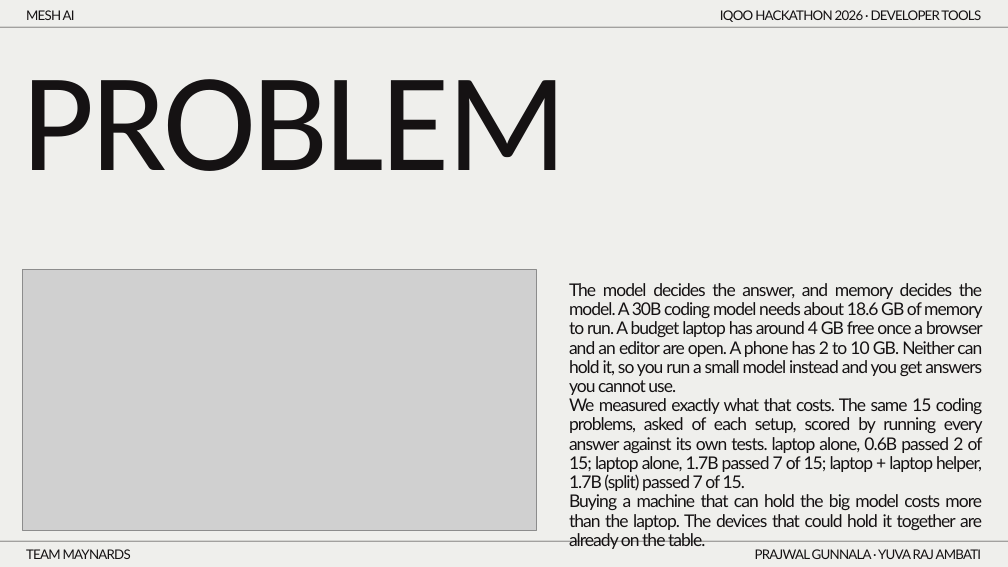
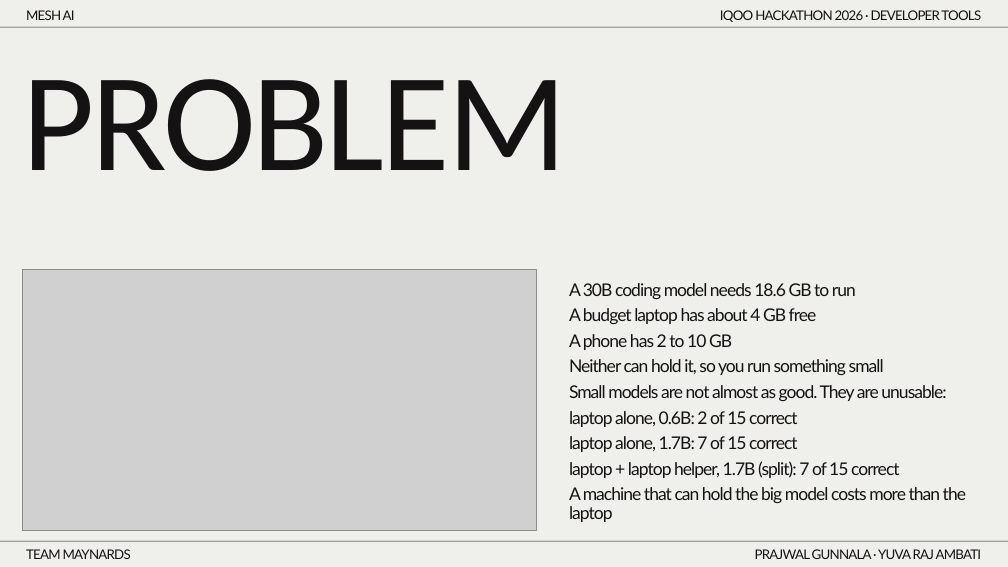
Before and after one commit to prajwal-gunnala/maynards, a slide deck: slide 3 of docs/deck/MeshAI_Deck_v4.pptx. Drawn at 1008x567 pixels with LibreOffice and Linux fonts; fonts in the diff are those of the drawing; grey boxes stand for pictures. Boxes give left, top, right and bottom in pixels: in the first picture for what was removed or moved away, otherwise in the second. Text is boxed around its words. In the diff, an @@ line names an element or a change of style, - is before the commit and + after.

```diff
--- a/docs/deck/MeshAI_Deck_v4.pptx
+++ b/docs/deck/MeshAI_Deck_v4.pptx
@@ text at (569, 283, 966, 522): text changed @@
-The model decides the answer, and memory decides the model. A 30B coding model needs about 18.6 GB of memory to run. A budget laptop has around 4 GB free once a browser and an editor are open. A phone has 2 to 10 GB. Neither can hold it, so you run a small model instead and you get answers you cannot use.
-We measured exactly what that costs. The same 15 coding problems, asked of each setup, scored by running every answer against its own tests. laptop alone, 0.6B passed 2 of 15; laptop alone, 1.7B passed 7 of 15; laptop + laptop helper, 1.7B (split) passed 7 of 15.
-Buying a machine that can hold the big model costs more than the laptop. The devices that could hold it together are already on the table.
+A 30B coding model needs 18.6 GB to run
+A budget laptop has about 4 GB free
+A phone has 2 to 10 GB
+Neither can hold it, so you run something small
+Small models are not almost as good. They are unusable:
+laptop alone, 0.6B: 2 of 15 correct
+laptop alone, 1.7B: 7 of 15 correct
+laptop + laptop helper, 1.7B (split): 7 of 15 correct
+A machine that can hold the big model costs more than the laptop
```
Also in this commit, not shown: 9 other slides changed, 7 other files.
